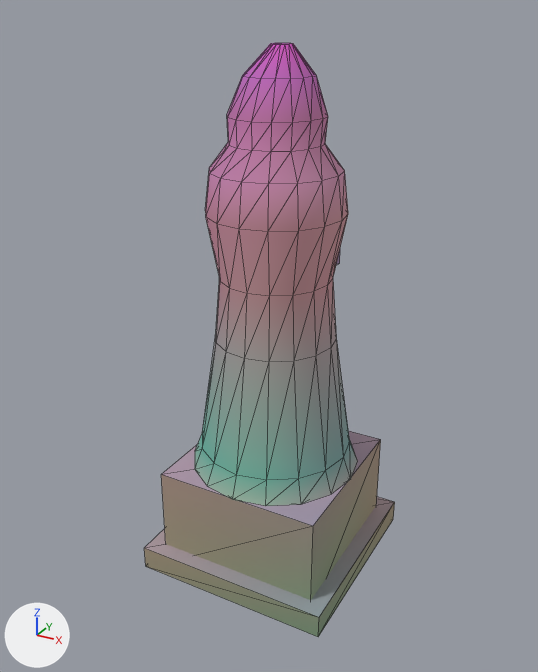
One commit to the glTF model assets/kit/statue_saint.glb: the scene before it, then after it.
One viewpoint serves both versions: a 50 mm camera at (1.56, -2.91, 2.68) aimed at (-0.02, -0.04, 1.24). Lighting does not change. The marker at lower left points along +X, +Y and +Z. The first picture is the older version. Mesh edges are drawn as thin lines. Where no turn or scale is listed for an object, it has been applied to the vertices. Vertices at exactly the same position are counted once.

The first picture shows 'plinth', 'saint', 'saint_sword'.
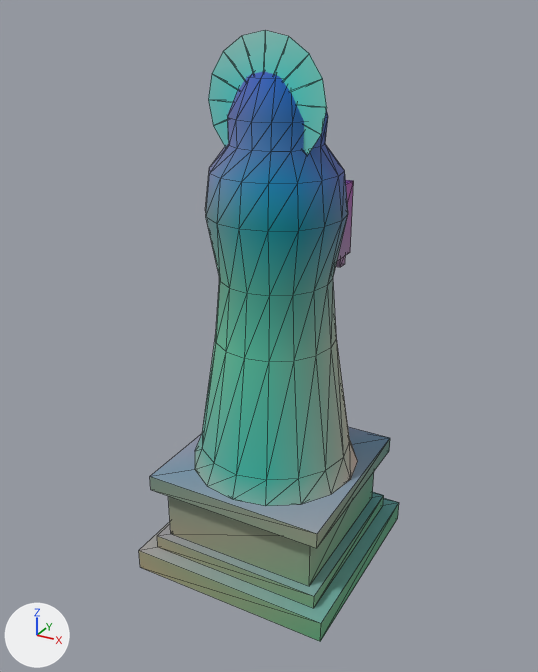
Pixel boxes [x1, y1, x2, y2] of what changed, in the pictures (538 x 672 px):
'plinth', reshaped: before [144, 431, 395, 637]; after [139, 427, 399, 642]
'saint_halo', added (cyan): after [208, 30, 327, 155]
'saint_sword', reshaped, moved (mostly hidden before): before [336, 251, 340, 265]; after [336, 180, 354, 267]
part 1 of me_plinth, added: after [139, 498, 399, 642]
part 2 of me_plinth, added: after [157, 492, 384, 608]
part 3 of me_plinth, added: after [168, 472, 374, 586]
part 4 of me_plinth, added: after [150, 427, 390, 548]
part 5 of me_plinth, deleted: before [161, 431, 381, 600]
part 6 of me_plinth, deleted: before [144, 497, 395, 637]
part 7 of me_saint, recoloured: before [195, 43, 358, 506]; after [195, 72, 358, 506]
part 8 of me_saint_sword, added (purple): after [337, 180, 354, 261]
part 9 of me_saint_sword, added (mostly hidden): after [336, 256, 345, 267]

Edits to the bpy script that builds the scene:
```text
Change me_plinth:
    used by ob_plinth; location = (0.0, 0.0, 0.0)
    remove me_plinth.from_pydata(...)  # 16 vertices, 24 faces; spans x -0.5..0.5, y -0.5..0.5, z 0.0..0.55
    add me_plinth.from_pydata(...)  # 32 vertices, 48 faces; spans x -0.52..0.52, y -0.52..0.52, z 0.0..0.55
    me_plinth part 1: a new loose piece, a box spanning x -0.52..0.52, y -0.52..0.52, z 0.0..0.11, in mat_m_stone_dark
    me_plinth part 2: a new loose piece, a box spanning x -0.45..0.45, y -0.45..0.45, z 0.11..0.18, in mat_m_stone_dark
    me_plinth part 3: a new loose piece, a box spanning x -0.4..0.4, y -0.4..0.4, z 0.18..0.47, in mat_m_stone_dark
    me_plinth part 4: a new loose piece, a box spanning x -0.46..0.46, y -0.46..0.46, z 0.47..0.55, in mat_m_stone_dark
    me_plinth part 5: the loose piece of 8 vertices spanning x -0.42..0.42, y -0.42..0.42, z 0.0..0.55 is deleted
    me_plinth part 6: the loose piece of 8 vertices spanning x -0.5..0.5, y -0.5..0.5, z 0.0..0.12 is deleted
Change me_saint:
    where me_saint.from_pydata(...)  # 160 vertices, 316 faces; spans x -0.43..0.43, y -0.43..0.43, z 0.0..2.0
    used by ob_saint; location = (0.0, 0.0, 0.55)
    me_saint part 7: 316 faces centred in x -0.4..0.4, y -0.4..0.4, z 0.0..2.0 are repainted in the vertex colours, in many colours
Change me_saint_sword:
    used by ob_saint_sword; location = (0.0, 0.34, 0.0)
    remove me_saint_sword.from_pydata(...)  # 24 vertices, 36 faces; spans x -0.16..0.16, y -0.03..0.03, z 0.62..1.78
    add me_saint_sword.from_pydata(...)  # 72 vertices, 108 faces; spans x -0.26..0.26, y 0.04..0.375, z 0.55..1.96
    me_saint_sword part 8: a new loose piece, a box spanning x 0.14..0.26, y 0.04..0.26, z 1.62..1.96, in mat_m_stone_trim
    me_saint_sword part 9: a new loose piece, a box spanning x -0.19..0.19, y 0.31..0.37, z 1.52..1.58, in mat_m_stone_trim
    other edits to the shape of me_saint_sword do not show in these pictures
Add me_saint_halo:
    me_saint_halo.from_pydata(...)  # 48 vertices, 92 faces; spans x -0.28..0.28, y -0.015..0.015, z -0.28..0.28
    me_saint_halo.materials.append(mat_m_stone_trim)
Change ob_saint_sword:
    ob_saint_sword.location: (0.0, 0.34, 0.0) -> (0.0, 0.0, 0.0)
Add ob_saint_halo:
    ob_saint_halo = bpy.data.objects.new('saint_halo', me_saint_halo)
    ob_saint_halo.location = (0.0, -0.1, 2.32)
```
